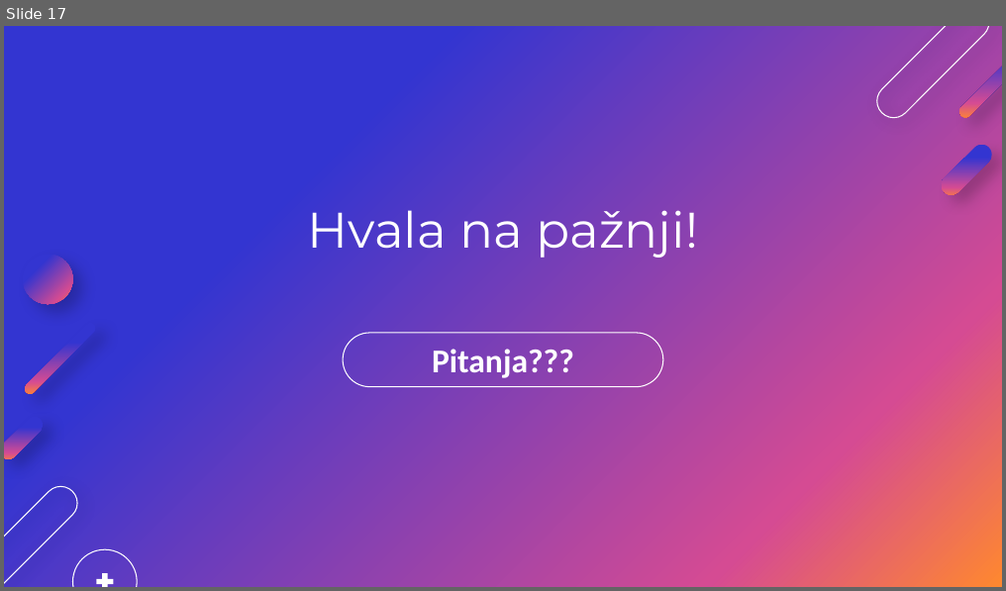
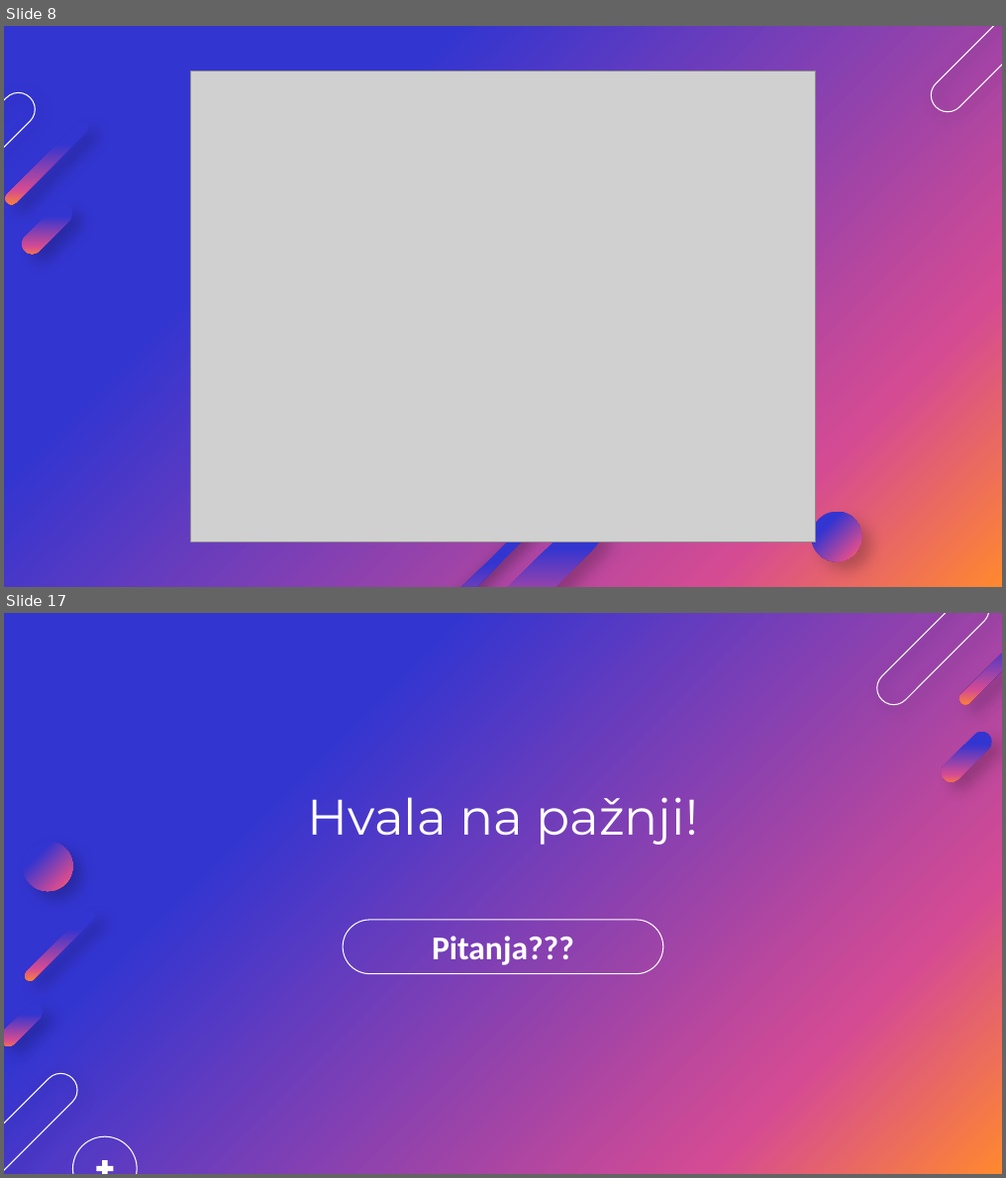
Before and after one commit to davidbosnic/SBP, a slide deck: 3/sbp3.pptx. Shown one above the other, each under a label of ours: slide 17 before the commit, slides 8 and 17 after it; the slides between them are not shown. The pictures are 1006x591 and 1006x1178 pixels, drawn with LibreOffice and Linux fonts; fonts in the diff are those of the drawing; grey boxes stand for pictures; background and template pictures are left out. Boxes give left, top, right and bottom in pixels: in the first picture for what was removed or moved away, otherwise in the second. Text is boxed around its words. In the diff, an @@ line names an element or a change of style, - is before the commit and + after.

```diff
--- a/3/sbp3.pptx
+++ b/3/sbp3.pptx
@@ slide 8 added at (4, 26, 1002, 587), background gradient #3335D1 to #D54B93 to #FF882F @@
@@ rounded rectangle added at (924, 26, 1002, 119), outline #FFFFFF 0.75 pt @@
@@ picture added at (190, 71, 817, 542) @@
@@ rounded rectangle added at (4, 86, 42, 212), outline #FFFFFF 0.75 pt @@
@@ rounded rectangle added at (4, 119, 91, 207), fill gradient #3335D1 to #D54B93 to #FF882F @@
@@ rounded rectangle added at (18, 199, 76, 258), fill gradient #3335D1 to #D54B93 to #FF882F @@
@@ rounded rectangle added at (399, 525, 531, 587), fill gradient #3335D1 to #D54B93 to #FF882F @@
@@ rounded rectangle added at (481, 511, 607, 587), fill gradient #3335D1 to #D54B93 to #FF882F @@
@@ ellipse added at (811, 512, 861, 562), fill gradient #3335D1 to #D54B93 to #FF882F @@
```
Also in this commit, not shown: 5 slides changed, 10 other slides added, 11 slides removed.
